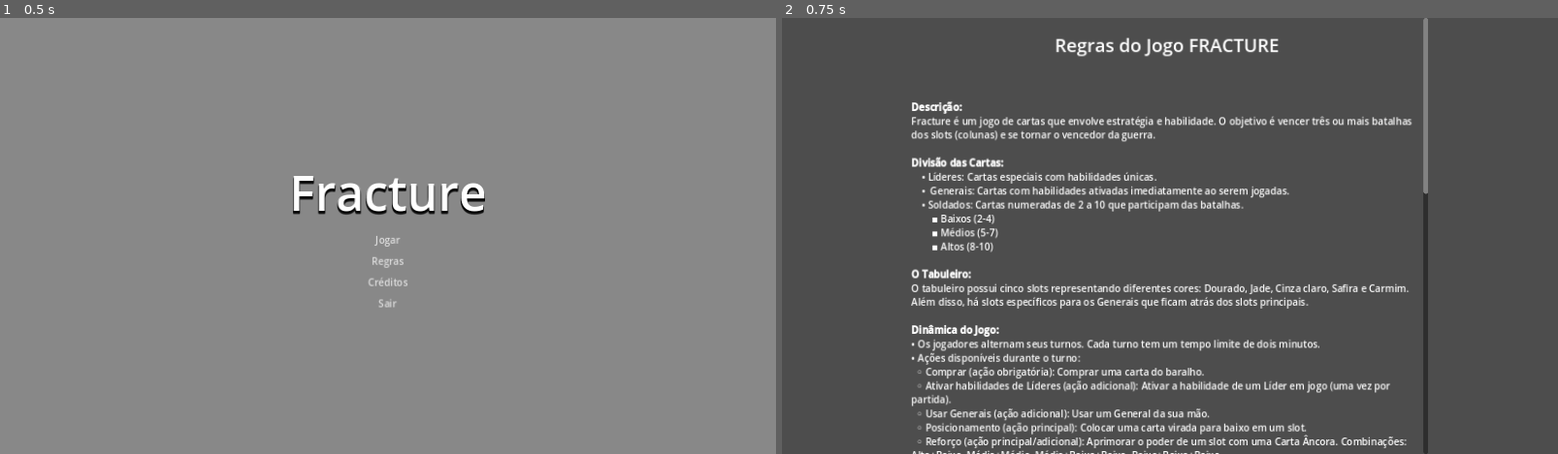
Above: before the commit, frames 1-2 (left to right).
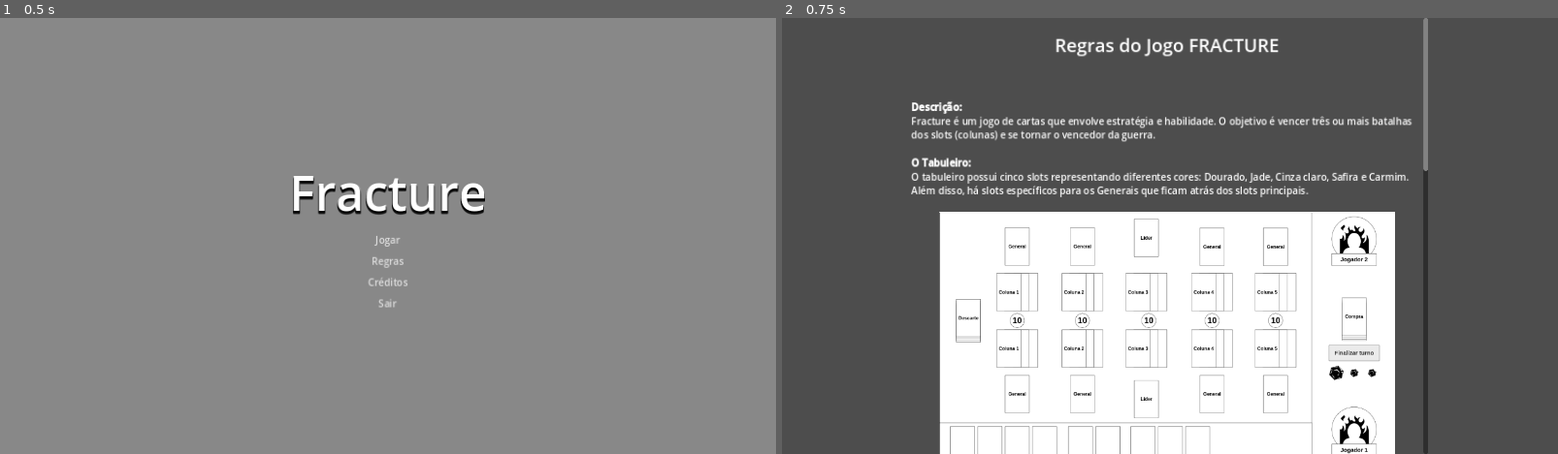
Above: after the commit, the same moments.

Repository: 1JoaoVitor/fracture
Game: Godot game, scene res://Interface/Menu/tela_menu.tscn
The game is run twice, just before and just after one commit, with the same random seed, the same clock (stepped at 60 frames per second) and the same inputs.
Inputs:
- Up to frame 1 (0.5 s): no input
- Up to frame 2 (0.75 s): click "Regras" at 0.5 s

Frame 1 is identical in both runs. In frame 2, 35% of the frame differs, in the area x 16-84%, y 31-100%.

Commit message:
Ajustes de arquivos

Diff:
--- a/Interface/Créditos/creditos.tscn
+++ b/Interface/Créditos/creditos.tscn
@@ -1,12 +1,12 @@
 [gd_scene load_steps=3 format=3 uid="uid://chcupi57h2k6r"]
 
-[ext_resource type="Script" path="res://creditos.gd" id="1_7vgge"]
+[ext_resource type="Script" path="res://Interface/Créditos/creditos.gd" id="1_exh52"]
 
 [sub_resource type="LabelSettings" id="LabelSettings_7xtae"]
 font_size = 60
 
 [node name="Creditos" type="Node2D"]
-script = ExtResource("1_7vgge")
+script = ExtResource("1_exh52")
 
 [node name="Label" type="Label" parent="."]
 offset_left = 360.0
--- a/Interface/Regras/regras.tscn
+++ b/Interface/Regras/regras.tscn
@@ -1,6 +1,6 @@
 [gd_scene load_steps=2 format=3 uid="uid://2krmhcdinrk0"]
 
-[ext_resource type="Script" path="res://regras.gd" id="1_1i1n5"]
+[ext_resource type="Script" path="res://Interface/Regras/regras.gd" id="1_im3d7"]
 
 [node name="Regras" type="Control"]
 layout_mode = 3
@@ -9,7 +9,7 @@
 anchor_bottom = 1.0
 grow_horizontal = 2
 grow_vertical = 2
-script = ExtResource("1_1i1n5")
+script = ExtResource("1_im3d7")
 
 [node name="ScrollContainer" type="ScrollContainer" parent="."]
 layout_mode = 1
@@ -38,16 +38,20 @@
 [b]Descrição:[/b]
 Fracture é um jogo de cartas que envolve estratégia e habilidade. O objetivo é vencer três ou mais batalhas dos slots (colunas) e se tornar o vencedor da guerra.
 
+[b]O Tabuleiro:[/b]
+O tabuleiro possui cinco slots representando diferentes cores: Dourado, Jade, Cinza claro, Safira e Carmim. Além disso, há slots específicos para os Generais que ficam atrás dos slots principais.
+
+[center][img]res://Imagens/Tabuleiro_fracture.png[/img][/center]
+
 [b]Divisão das Cartas:[/b]
-	• Líderes: Cartas especiais com habilidades únicas.
+	• Líderes: Representantes de cada raça, cartas especiais com habilidades únicas.
 	•  Generais: Cartas com habilidades ativadas imediatamente ao serem jogadas.
 	• Soldados: Cartas numeradas de 2 a 10 que participam das batalhas.
   		▪ Baixos (2-4)
   		▪ Médios (5-7)
  	 	▪ Altos (8-10)
-
-[b]O Tabuleiro:[/b]
-O tabuleiro possui cinco slots representando diferentes cores: Dourado, Jade, Cinza claro, Safira e Carmim. Além disso, há slots específicos para os Generais que ficam atrás dos slots principais.
+	• Cartas Âncoras: Soldado principal da coluna.
+	• Cartas de Reforço: Soldados adicionais.
 
 [b]Dinâmica do Jogo:[/b]
 • Os jogadores alternam seus turnos. Cada turno tem um tempo limite de dois minutos.
@@ -68,15 +72,6 @@
 • O jogo termina quando o Baralho de Compras acaba. A rodada final ocorre e as batalhas são resolvidas.
 • Vence quem tiver o maior valor numérico total em um slot. Em caso de empate geral, vence quem tiver a maior soma dos valores de todos os slots.
 
-[b]Categorias de Cartas:[/b]
-• Líderes: Representantes de cada raça.
-◦ Generais: Cartas únicas com habilidades especiais.
-◦ Soldados: Cartas numeradas de 2 a 10.
-  ▪ Altas (10-9-8)
-  ▪ Médias (7-6-5)
-  ▪ Baixas (4-3-2)
-• Cartas Âncoras: Soldado principal do slot.
-• Cartas de Reforço: Soldados adicionais.
 
 [b]Habilidades das Cartas:[/b]
 Algumas cartas possuem habilidades que aumentam a diversidade de jogadas e estratégia.
Not shown: 1 places in creditos.tscn that only renumber resources
Not shown: 1 places in level.tscn that only renumber resources
Not shown: 1 places in regras.tscn that only renumber resources
